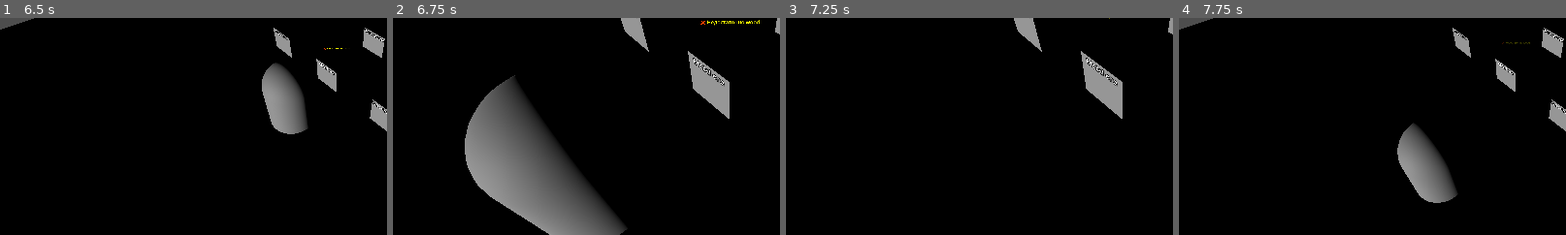
Above: before the commit, frames 1-4 (left to right).
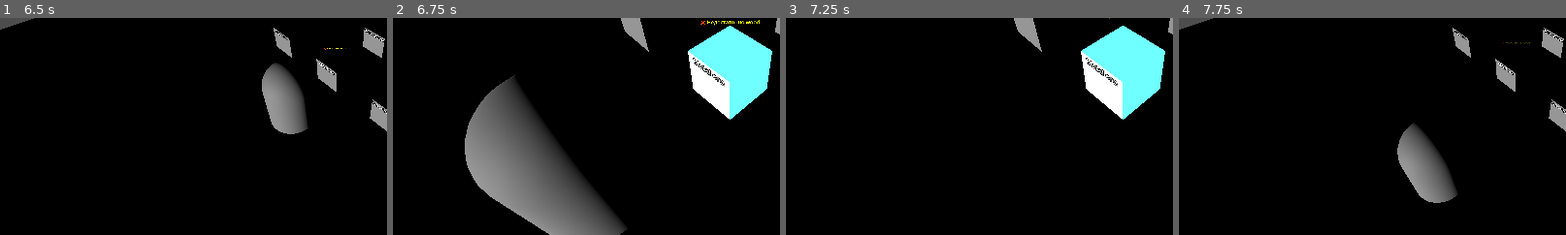
Above: after the commit, the same moments.

Repository: Awvyyy/New-dawn
Game: Godot game, scene res://scenes/main.tscn
Two runs of this game, one before a commit and one after it. Both use one fixed random seed, a clock stepped at 60 frames per second and the inputs below.
Inputs (mouse positions are % of the whole screen's width and height, from its top left):
- Up to frame 1 (6.5 s): click "Craft Workbench" at 0.5 s; click "Craft Campfire" at 1.25 s; move the mouse to (72, 45) at 2.02 s; hold D (move_right) 2.03-2.78 s; tap E (interact) at 2.1, 2.85, 3.8, 4.55, 5.1, 5.85 s; click (72, 45) at 2.17 s; move the mouse to (30, 55) at 2.77 s; hold S (move_backward) 2.78-3.53 s; click (30, 55) at 2.92 s; move the mouse to (60, 28) at 3.52 s; hold D (move_right) 3.53-4.28 s; tap Mouse wheel up (zoom_in) at 3.6 s; click (60, 28) at 3.67 s; tap Enter at 4.25 s; move the mouse to (45, 70) at 4.27 s; hold W (move_forward) 4.28-5.03 s; tap Mouse wheel down (zoom_out) at 4.35 s; click (45, 70) at 4.42 s; move the mouse to (80, 65) at 5.02 s; hold A (move_left) from 5.03 s (still down); click (80, 65) at 5.17 s; move the mouse to (20, 35) at 5.77 s; click (20, 35) at 5.92 s
- Up to frame 2 (6.75 s): move the mouse to (55, 50) at 6.52 s; release A (move_left) at 6.53 s; hold S (move_backward) from 6.53 s (still down); tap Mouse wheel up (zoom_in) at 6.6 s; click (55, 50) at 6.67 s
- Up to frame 3 (7.25 s): keep holding S (move_backward); tap E (interact) at 6.8 s
- Up to frame 4 (7.75 s): move the mouse to (35, 25) at 7.27 s; release S (move_backward) at 7.28 s; hold D (move_right) from 7.28 s (still down); tap Mouse wheel down (zoom_out) at 7.35 s; click (35, 25) at 7.42 s; tap E (interact) at 7.55 s
The pictures show only the part of the screen within x 7-56%, y 39-89%; the shares and areas given below are measured in that part.

Frame 1 is identical in both runs. In frame 2, 6.1% of the frame differs, in the area x 76-98%, y 3-47%; in frame 3, 6.1%; in frame 4, nothing differs.

Commit message:
Обновил проект

Diff:
--- a/materials/highlight_material.tres
+++ b/materials/highlight_material.tres
@@ -1,8 +1,8 @@
 [gd_resource type="StandardMaterial3D" format=3 uid="uid://5jd4r2ocns20"]
 
 [resource]
-albedo_color = Color(1.353256, 1.353256, 1.353256, 1)
+albedo_color = Color(0.94482017, 0.54115736, 0.5147916, 1)
 roughness = 0.3
 emission_enabled = true
-emission = Color(0.7977378, 0.9063318, 1, 1)
+emission = Color(0.2901961, 1, 0.93333334, 1)
 emission_energy_multiplier = 1.5
--- a/scenes/resources/metal_node.tscn
+++ b/scenes/resources/metal_node.tscn
@@ -1,7 +1,8 @@
-[gd_scene load_steps=6 format=3 uid="uid://d2po25ggg7sbf"]
+[gd_scene load_steps=7 format=3 uid="uid://d2po25ggg7sbf"]
 
 [ext_resource type="Script" uid="uid://brcojfcwod673" path="res://scripts/ResourceNode.gd" id="1_8lfd6"]
 [ext_resource type="PackedScene" uid="uid://bk1jr50rws40t" path="res://effects/ResourceParticles.tscn" id="2_4f6g1"]
+[ext_resource type="Material" uid="uid://5jd4r2ocns20" path="res://materials/highlight_material.tres" id="2_cfptv"]
 [ext_resource type="PackedScene" uid="uid://dv5v727vtdix3" path="res://ui/FloatingText.tscn" id="3_ehxo0"]
 
 [sub_resource type="BoxShape3D" id="BoxShape3D_i7ahh"]
@@ -10,6 +11,7 @@
 
 [node name="ResourceNode" type="Area3D"]
 script = ExtResource("1_8lfd6")
+highlight_material = ExtResource("2_cfptv")
 floating_text_scene = ExtResource("3_ehxo0")
 particles_scene = ExtResource("2_4f6g1")
 
--- a/scenes/resources/stone_node.tscn
+++ b/scenes/resources/stone_node.tscn
@@ -1,6 +1,7 @@
-[gd_scene load_steps=6 format=3 uid="uid://bcy4egf6p5anj"]
+[gd_scene load_steps=7 format=3 uid="uid://bcy4egf6p5anj"]
 
 [ext_resource type="Script" uid="uid://brcojfcwod673" path="res://scripts/ResourceNode.gd" id="1_1lccd"]
+[ext_resource type="Material" uid="uid://5jd4r2ocns20" path="res://materials/highlight_material.tres" id="2_1lccd"]
 [ext_resource type="PackedScene" uid="uid://dv5v727vtdix3" path="res://ui/FloatingText.tscn" id="3_7ouvn"]
 [ext_resource type="PackedScene" uid="uid://bk1jr50rws40t" path="res://effects/ResourceParticles.tscn" id="4_gor6i"]
 
@@ -11,6 +12,7 @@
 [node name="ResourceNode" type="Area3D"]
 script = ExtResource("1_1lccd")
 resource_type = "stone"
+highlight_material = ExtResource("2_1lccd")
 floating_text_scene = ExtResource("3_7ouvn")
 particles_scene = ExtResource("4_gor6i")
 
--- a/scenes/resources/water_node.tscn
+++ b/scenes/resources/water_node.tscn
@@ -1,6 +1,7 @@
-[gd_scene load_steps=6 format=3 uid="uid://dhvh73v1y5c6v"]
+[gd_scene load_steps=7 format=3 uid="uid://dhvh73v1y5c6v"]
 
 [ext_resource type="Script" uid="uid://brcojfcwod673" path="res://scripts/ResourceNode.gd" id="1_tgl4l"]
+[ext_resource type="Material" uid="uid://5jd4r2ocns20" path="res://materials/highlight_material.tres" id="2_tgl4l"]
 [ext_resource type="PackedScene" uid="uid://dv5v727vtdix3" path="res://ui/FloatingText.tscn" id="3_ilquq"]
 [ext_resource type="PackedScene" uid="uid://bk1jr50rws40t" path="res://effects/ResourceParticles.tscn" id="4_rfgs0"]
 
@@ -11,6 +12,7 @@
 [node name="ResourceNode" type="Area3D"]
 script = ExtResource("1_tgl4l")
 resource_type = "water"
+highlight_material = ExtResource("2_tgl4l")
 floating_text_scene = ExtResource("3_ilquq")
 particles_scene = ExtResource("4_rfgs0")
 
--- a/scenes/resources/wood_node.tscn
+++ b/scenes/resources/wood_node.tscn
@@ -1,6 +1,7 @@
-[gd_scene load_steps=6 format=3 uid="uid://bk3yaspfkvuw5"]
+[gd_scene load_steps=7 format=3 uid="uid://bk3yaspfkvuw5"]
 
 [ext_resource type="Script" uid="uid://brcojfcwod673" path="res://scripts/ResourceNode.gd" id="1_am3f1"]
+[ext_resource type="Material" uid="uid://5jd4r2ocns20" path="res://materials/highlight_material.tres" id="2_am3f1"]
 [ext_resource type="PackedScene" uid="uid://dv5v727vtdix3" path="res://ui/FloatingText.tscn" id="3_a1aqg"]
 [ext_resource type="PackedScene" uid="uid://bk1jr50rws40t" path="res://effects/ResourceParticles.tscn" id="4_h8ukg"]
 
@@ -11,6 +12,7 @@
 [node name="ResourceNode" type="Area3D"]
 script = ExtResource("1_am3f1")
 resource_type = "wood"
+highlight_material = ExtResource("2_am3f1")
 floating_text_scene = ExtResource("3_a1aqg")
 particles_scene = ExtResource("4_h8ukg")
 
--- a/scripts/ResourceNode.gd
+++ b/scripts/ResourceNode.gd
@@ -1,6 +1,5 @@
 extends Area3D
 const PARTICLES_SCENE := preload("res://effects/ResourceParticles.tscn")
-
 
 @export var resource_type: String = "metal"
 @export var resource_amount: int = 5
@@ -8,7 +7,8 @@
 @export var highlight_material: Material
 @export var floating_text_scene: PackedScene
 @export var particles_scene: PackedScene
-@export var collect_distance: float = 3.0 # 🔹 максимум дистанция для сбора
+@export var collect_distance: float = 3.0
+@export var glow_distance: float = 4.0 # 🔹 радиус свечения при приближении
 
 @onready var mesh: MeshInstance3D = $MeshInstance3D
 @onready var collision: CollisionShape3D = $CollisionShape3D
@@ -19,47 +19,15 @@
 var player_in_range := false
 var player_ref: Node3D = null
 var resource_manager = null
-
+var is_glowing_nearby := false
+var is_mouse_over := false
 
 # =========================
 # 🧠 Инициализация
 # =========================
 func _ready() -> void:
-	# 🎨 Сохраняем оригинальный материал
 	if mesh:
 		original_material = mesh.get_surface_override_material(0)
-
-		# 🖱️ Разрешаем выбор через луч, если свойство поддерживается
-		for prop in mesh.get_property_list():
-			if prop.has("name") and prop["name"] == "input_ray_pickable":
-				mesh.set("input_ray_pickable", true)
-				break
-	print("DEBUG CHECK: trying to load particles manually...")
-
-	var test_scene = load("res://effects/ResourceParticles.tscn")
-	print("Loaded type:", typeof(test_scene))
-	print("Is PackedScene:", test_scene is PackedScene)
-
-		# =========================
-	# 🔍 DEBUG: проверка particles_scene
-	# =========================
-	print("\n--- DEBUG PARTICLES LINK CHECK ---")
-	print("particles_scene typeof:", typeof(particles_scene))
-	print("particles_scene value:", particles_scene)
-	print("particles_scene is PackedScene:", particles_scene is PackedScene)
-
-	if particles_scene:
-		var scene_path = ""
-		if particles_scene.has_method("get_path"):
-			scene_path = particles_scene.get_path()
-		print("particles_scene.get_path():", scene_path)
-	else:
-		print("particles_scene == null !!!")
-	print("----------------------------------\n")
-
-
-
-
 
 	# 🔍 Ищем ResourceManager
 	if Engine.has_singleton("ResourceManager"):
@@ -67,15 +35,13 @@
 	else:
 		resource_manager = get_node_or_null("/root/ResourceManager")
 
-	# ⚡ Подключаем сигналы событий мыши/клика (Area3D)
+	# ⚡ Подключаем сигналы
 	if not is_connected("input_event", Callable(self, "_on_input_event")):
 		connect("input_event", Callable(self, "_on_input_event"))
 	if not is_connected("mouse_entered", Callable(self, "_on_mouse_entered")):
 		connect("mouse_entered", Callable(self, "_on_mouse_entered"))
 	if not is_connected("mouse_exited", Callable(self, "_on_mouse_exited")):
 		connect("mouse_exited", Callable(self, "_on_mouse_exited"))
-
-	# ⚡ Подключаем сигналы входа/выхода тел (для proximity)
 	if not is_connected("body_entered", Callable(self, "_on_body_entered")):
 		connect("body_entered", Callable(self, "_on_body_entered"))
 	if not is_connected("body_exited", Callable(self, "_on_body_exited")):
@@ -88,20 +54,22 @@
 # 🔦 Подсветка
 # =========================
 func _on_mouse_entered() -> void:
-	if is_collected:
-		return
-	if highlight_material and mesh:
-		mesh.set_surface_override_material(0, highlight_material)
+	is_mouse_over = true
+	if not is_collected:
+		_set_highlight(true)
 
 func _on_mouse_exited() -> void:
-	if is_collected:
-		return
-	if mesh:
-		mesh.set_surface_override_material(0, original_material)
-
-
-# =========================
-# 🧍 Обнаружение игрока (для кнопки E)
+	is_mouse_over = false
+	if not is_collected and not is_glowing_nearby:
+		_set_highlight(false)
+
+func _set_highlight(state: bool) -> void:
+	if mesh and highlight_material:
+		mesh.set_surface_override_material(0, highlight_material if state else original_material)
+
+
+# =========================
+# 🧍 Обнаружение игрока
 # =========================
 func _on_body_entered(body: Node) -> void:
 	if body.is_in_group("player"):
@@ -114,6 +82,9 @@
 		player_in_range = false
 		player_ref = null
 		label_3d.text = resource_type
+		is_glowing_nearby = false
+		if not is_mouse_over:
+			_set_highlight(false)
 
 
 # =========================
@@ -125,18 +96,36 @@
 	if event is InputEventMouseButton and event.pressed and event.button_index == MOUSE_BUTTON_LEFT:
 		if _player_close_enough():
 			is_collected = true
+			is_glowing_nearby = false
+			_set_highlight(false)
 			_collect_resource(click_position)
 		else:
 			print("🚫 Слишком далеко для сбора!")
 
 
 # =========================
-# 🎮 Обработка кнопки E
+# 🎮 Логика свечения и взаимодействия
 # =========================
 func _process(_delta: float) -> void:
+	if player_ref and not is_collected:
+		var distance = global_position.distance_to(player_ref.global_position)
+
+		# Вошёл в радиус свечения
+		if distance <= glow_distance and not is_glowing_nearby:
+			is_glowing_nearby = true
+			_set_highlight(true)
+		# Вышел из радиуса свечения
+		elif distance > glow_distance and is_glowing_nearby:
+			is_glowing_nearby = false
+			if not is_mouse_over:
+				_set_highlight(false)
+
+	# Кнопка взаимодействия
 	if player_in_range and not is_collected and Input.is_action_just_pressed("interact"):
 		if _player_close_enough():
 			is_collected = true
+			is_glowing_nearby = false
+			_set_highlight(false)
 			_collect_resource(global_position)
 		else:
 			print("🚫 Игрок слишком далеко для сбора.")
@@ -146,9 +135,7 @@
 # 📏 Проверка расстояния
 # =========================
 func _player_close_enough() -> bool:
-	if not player_ref:
-		return false
-	return global_position.distance_to(player_ref.global_position) <= collect_distance
+	return player_ref and global_position.distance_to(player_ref.global_position) <= collect_distance
 
 
 # =========================
@@ -190,6 +177,8 @@
 		return
 
 	is_collected = false
+	is_glowing_nearby = false
+	is_mouse_over = false
 
 	if mesh:
 		mesh.visible = true
@@ -217,9 +206,18 @@
 		push_warning("⚠️ Не удалось инстанцировать ResourceParticles.tscn")
 		return
 
-	var parent = get_tree().get_current_scene()
-	if not parent:
-		parent = get_tree().root
+	var tree = get_tree()
+	if not tree:
+		push_warning("⚠️ SceneTree не найден — некуда добавлять частицы")
+		return
+
+	var parent = tree.get_current_scene()
+	if parent == null:
+		parent = tree.root
+	if parent == null:
+		push_warning("⚠️ Нет подходящего родителя для частиц")
+		return
+
 	parent.add_child(inst)
 
 	if inst is Node3D:
@@ -238,7 +236,7 @@
 				child.emitting = true
 				break
 
-	await get_tree().create_timer(2.0).timeout
+	await tree.create_timer(2.0).timeout
 	if inst and inst.is_inside_tree():
 		inst.queue_free()
 
@@ -263,20 +261,27 @@
 		push_warning("⚠️ Не удалось инстанцировать floating_text_scene")
 		return
 
-	var parent_node = get_tree().get_current_scene()
-	if not parent_node:
-		parent_node = get_tree().get_root()
+	var tree = get_tree()
+	if not tree:
+		push_warning("⚠️ SceneTree не найден — некуда добавлять текст")
+		return
+
+	var parent_node = tree.get_current_scene()
+	if parent_node == null:
+		parent_node = tree.root
+	if parent_node == null:
+		push_warning("⚠️ Нет подходящего родителя для текста")
+		return
+
 	parent_node.add_child(inst)
 	inst.owner = parent_node
 
 	if inst is Node3D:
 		inst.global_position = click_position + Vector3(0, 1.0, 0)
 	else:
-		var _found = false
 		for c in inst.get_children():
 			if c is Node3D:
 				c.global_position = click_position + Vector3(0, 1.0, 0)
-				_found = true
 				break
 
 	if inst.has_method("setup"):
